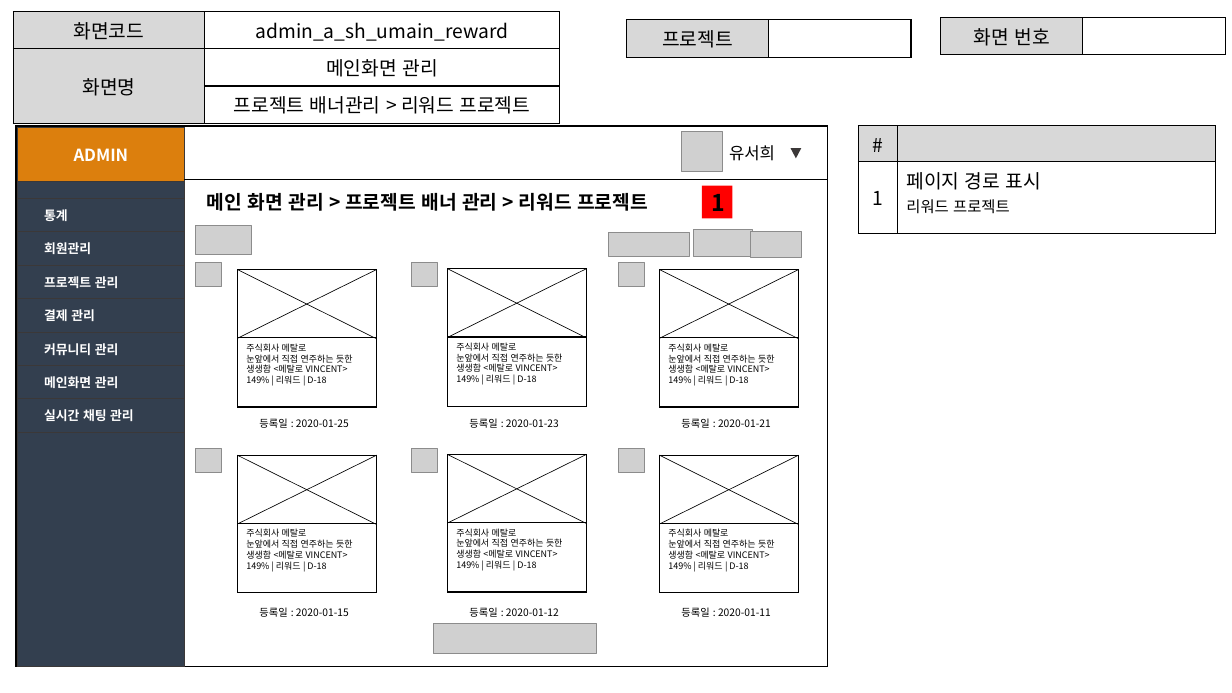
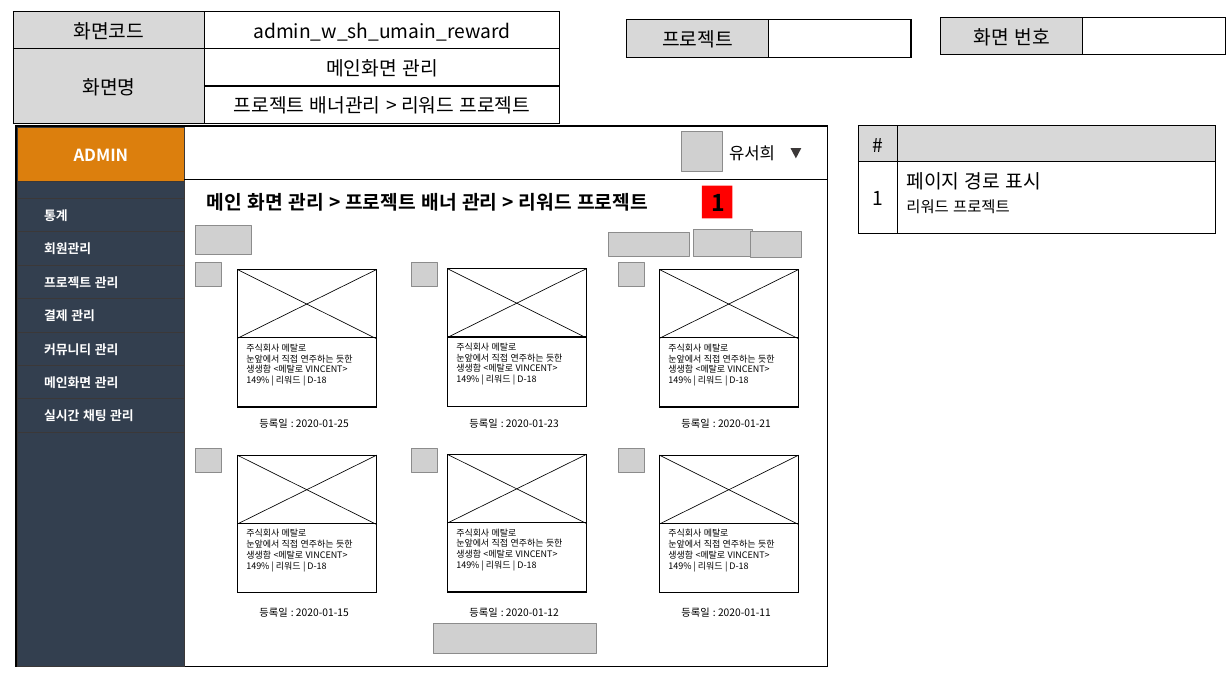
Before and after one commit to ezenteam2/EzenCrowdFunding, a slide deck: slide 15 of project03 화면설계서/project03 - 화면 설계서 - 서희.pptx. Drawn at 1232x693 pixels with LibreOffice and Linux fonts; fonts in the diff are those of the drawing; grey boxes stand for pictures. Boxes give left, top, right and bottom in pixels: in the first picture for what was removed or moved away, otherwise in the second. Text is boxed around its words. In the diff, an @@ line names an element or a change of style, - is before the commit and + after.

```diff
--- a/project03 화면설계서/project03 - 화면 설계서 - 서희.pptx
+++ b/project03 화면설계서/project03 - 화면 설계서 - 서희.pptx
@@ table at (x1=13, y1=12, x2=559, y2=118) @@
-row 1, column 2: admin_a_sh_umain_reward
+row 1, column 2: admin_w_sh_umain_reward
```
Also in this commit, not shown: 11 other slides changed, 8 other files.
